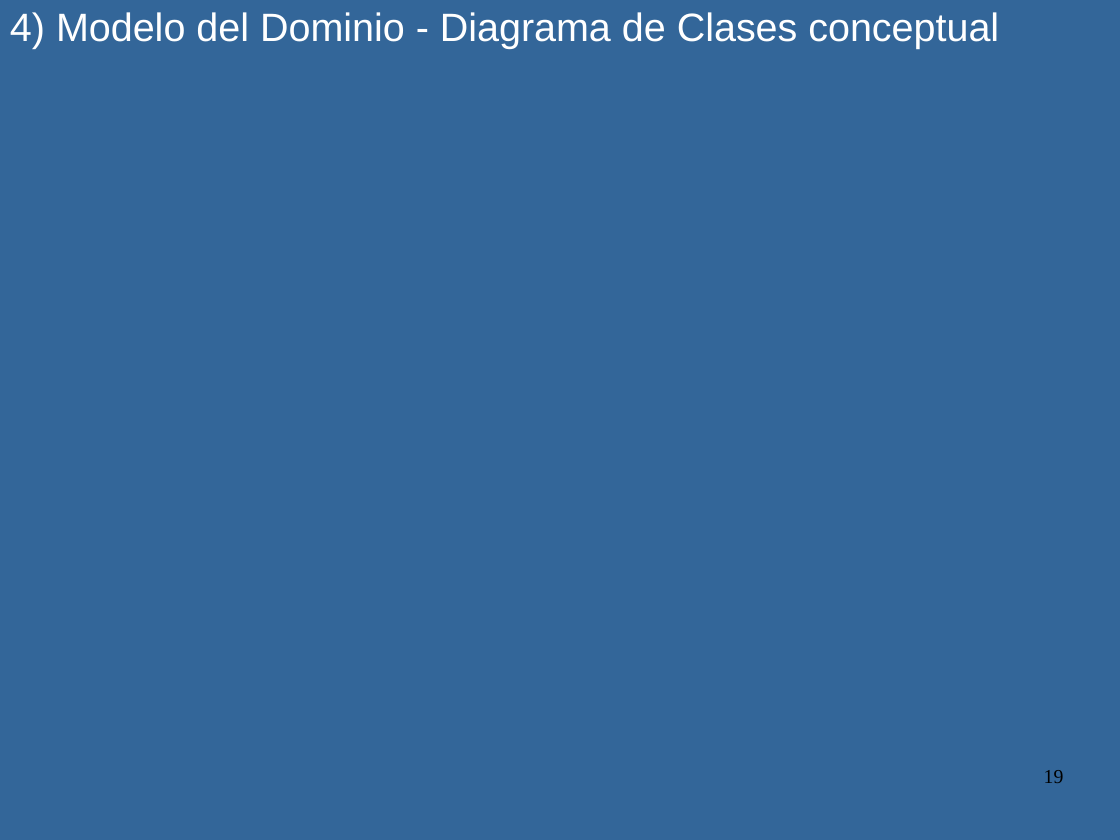
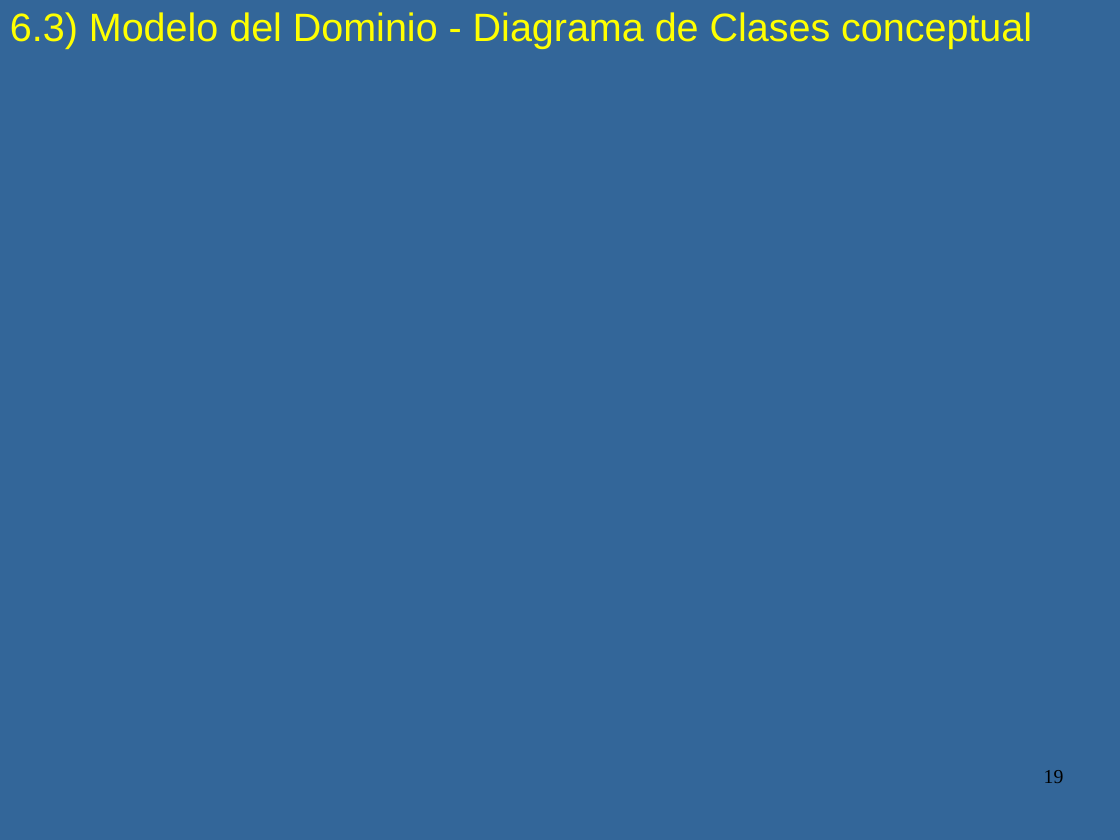
Before and after one commit to luismagarinos/Material-de-estudio-2023---MOO, a slide deck: slide 19 of Proyecto de Sistema 2023.ppt. Drawn at 1120x840 pixels with LibreOffice and Linux fonts; fonts in the diff are those of the drawing; background and template pictures are left out. Boxes give left, top, right and bottom in pixels: in the first picture for what was removed or moved away, otherwise in the second. Text is boxed around its words. In the diff, an @@ line names an element or a change of style, - is before the commit and + after.

```diff
--- a/Proyecto de Sistema 2023.ppt
+++ b/Proyecto de Sistema 2023.ppt
@@ text at box(10, 12, 1032, 49): text changed; text colour #FFFFFF to #FFFF00 @@
-4) Modelo del Dominio - Diagrama de Clases conceptual
+6.3) Modelo del Dominio - Diagrama de Clases conceptual
```
Also in this commit, not shown: 9 other slides changed, 2 other files.
